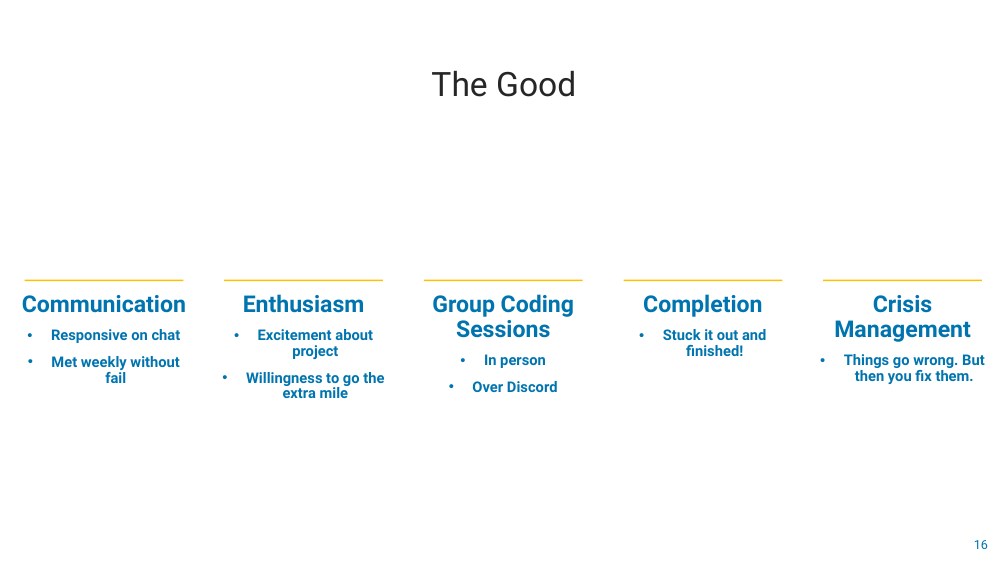
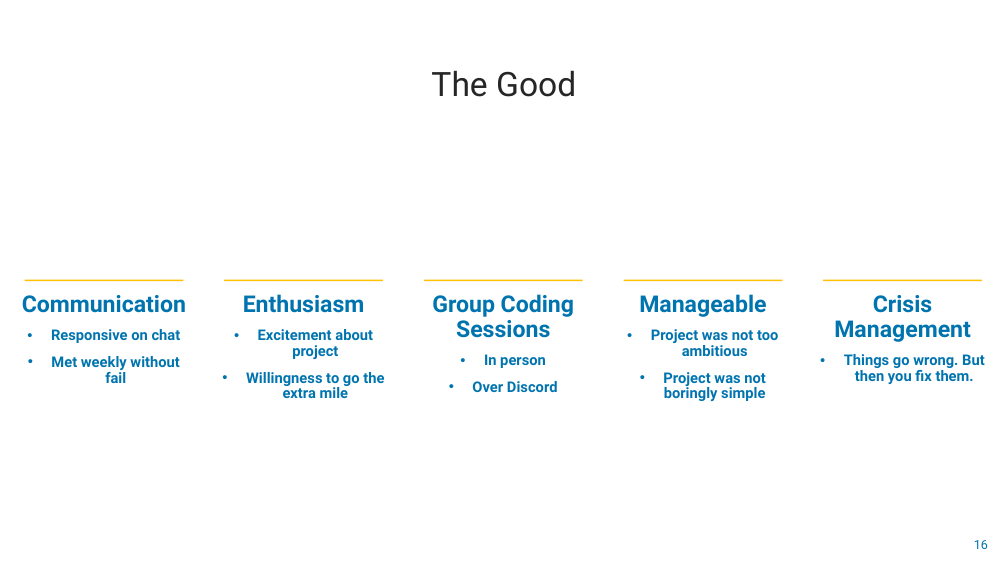
Before and after one commit to junyenle/Moonbase, a slide deck: slide 16 of moonbase_presentation.pptx. Drawn at 1008x567 pixels with LibreOffice and Linux fonts; fonts in the diff are those of the drawing. Boxes give left, top, right and bottom in pixels: in the first picture for what was removed or moved away, otherwise in the second. Text is boxed around its words. In the diff, an @@ line names an element or a change of style, - is before the commit and + after.

```diff
--- a/moonbase_presentation.pptx
+++ b/moonbase_presentation.pptx
@@ text at (639, 294, 778, 401): text changed @@
-Completion
-• Stuck it out and finished!
+Manageable
+• Project was not too ambitious
+• Project was not boringly simple
```
Also in this commit, not shown: 2 other slides changed, 2 other files.
